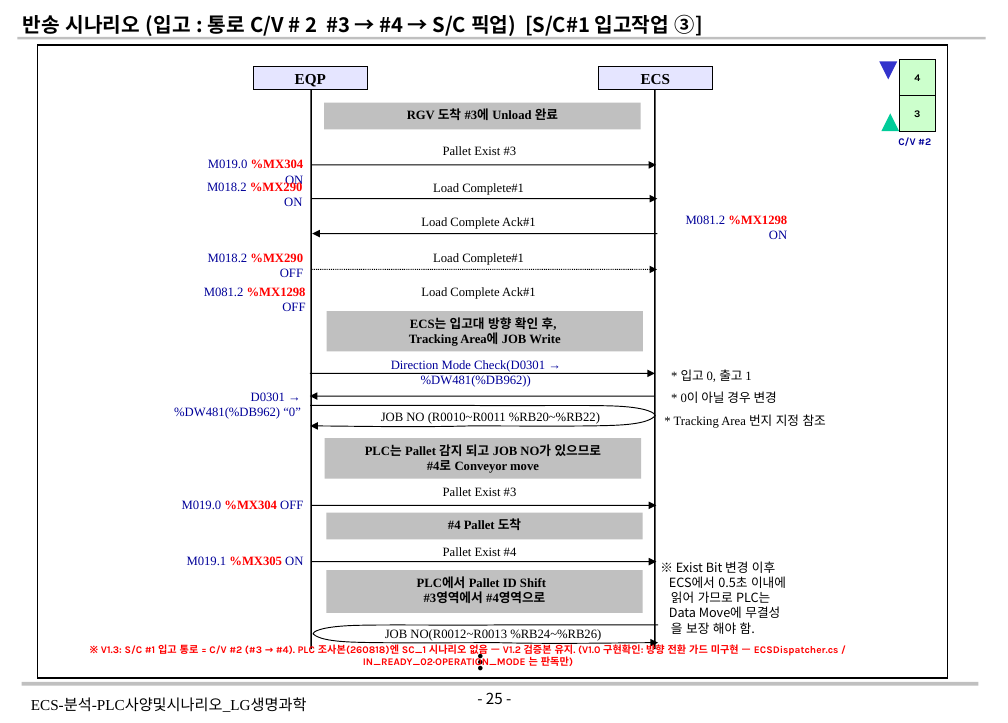
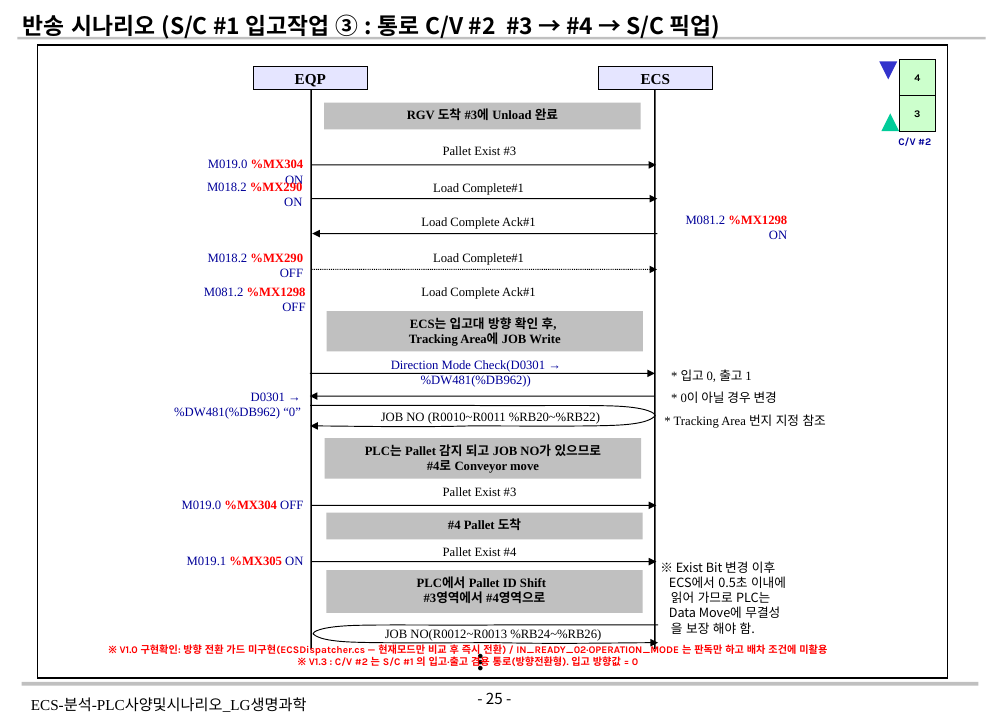
Before and after one commit to yeorijby-coder/LGLS_ALL, a slide deck: slide 25 of ECS-분석-PLC사양및시나리오_LG생명과학_V1.3_20260819.pptx. Drawn at 1008x723 pixels with LibreOffice and Linux fonts; fonts in the diff are those of the drawing; background and template pictures are left out. Boxes give left, top, right and bottom in pixels: in the first picture for what was removed or moved away, otherwise in the second. Text is boxed around its words. In the diff, an @@ line names an element or a change of style, - is before the commit and + after.

```diff
--- a/ECS-분석-PLC사양및시나리오_LG생명과학_V1.3_20260819.pptx
+++ b/ECS-분석-PLC사양및시나리오_LG생명과학_V1.3_20260819.pptx
@@ text at bbox=[23, 14, 720, 39]: text changed; size 16 to 18 pt @@
-반송 시나리오 (입고 : 통로 C/V # 2 #3 → #4 → S/C 픽업) [S/C#1 입고작업 ③]
+반송 시나리오 (S/C #1 입고작업 ③ : 통로 C/V #2 #3 → #4 → S/C 픽업)
@@ text at bbox=[120, 643, 827, 669]: text changed @@
-※ V1.3: S/C #1 입고 통로 = C/V #2 (#3 → #4). PLC 조사본(260818)엔 SC_1 시나리오 없음 — V1.2 검증본 유지. (V1.0 구현확인: 방향 전환 가드 미구현 — ECSDispatcher.cs / IN_READY_02·OPERATION_MODE 는 판독만)
+※ V1.0 구현확인: 방향 전환 가드 미구현(ECSDispatcher.cs — 현재모드만 비교 후 즉시 전환) / IN_READY_02·OPERATION_MODE 는 판독만 하고 배차 조건에 미활용
+※ V1.3 : C/V #2 는 S/C #1 의 입고·출고 겸용 통로(방향전환형). 입고 방향값 = 0
```
Also in this commit, not shown: 19 other slides changed, 36 slides removed.
